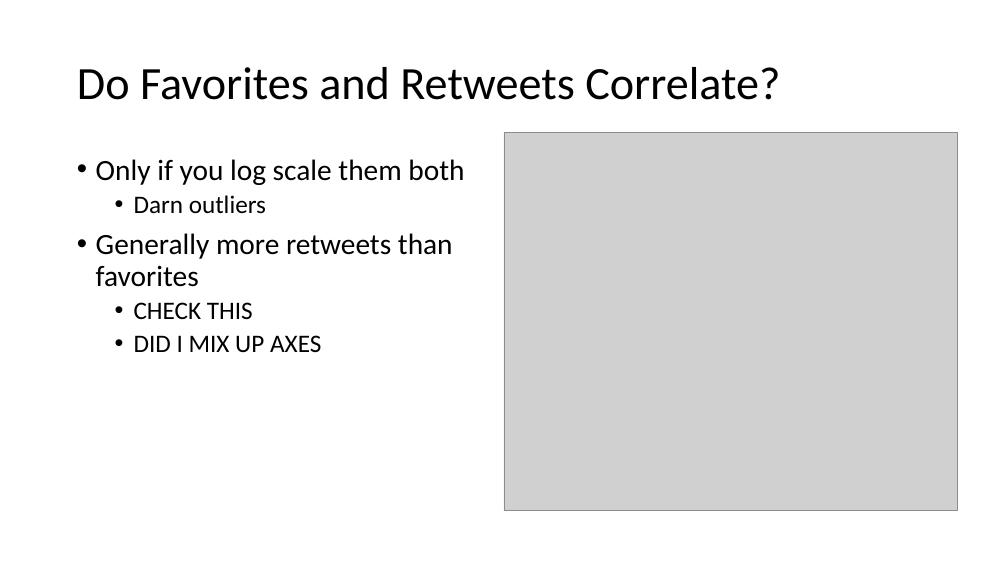
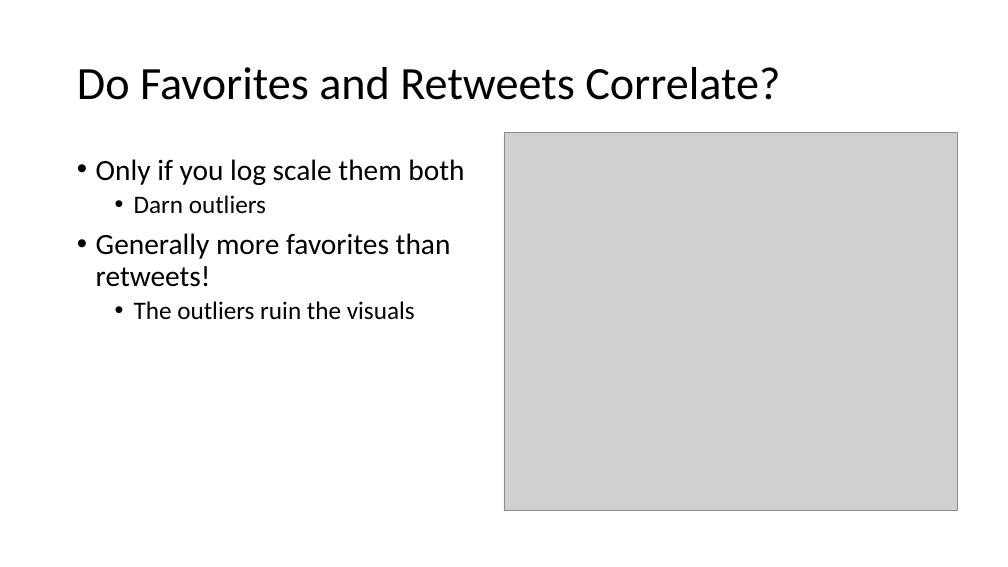
Before and after one commit to salvis2/SpringboardAlvis, a slide deck: slide 12 of capstone_project_2/reports/capstone_project_2_presentation.pptx. Drawn at 1008x567 pixels with LibreOffice and Linux fonts; fonts in the diff are those of the drawing; grey boxes stand for pictures. Boxes give left, top, right and bottom in pixels: in the first picture for what was removed or moved away, otherwise in the second. Text is boxed around its words. In the diff, an @@ line names an element or a change of style, - is before the commit and + after.

Commit message:
Presentation Finished

```diff
--- a/capstone_project_2/reports/capstone_project_2_presentation.pptx
+++ b/capstone_project_2/reports/capstone_project_2_presentation.pptx
@@ text at (x1=96, y1=233, x2=451, y2=320): text changed @@
-• Generally more retweets than favorites
-  • CHECK THIS
-  • DID I MIX UP AXES
+• Generally more favorites than retweets!
+  • The outliers ruin the visuals
```
Also in this commit, not shown: 7 other slides changed, 19 slides added, 1 other file.
